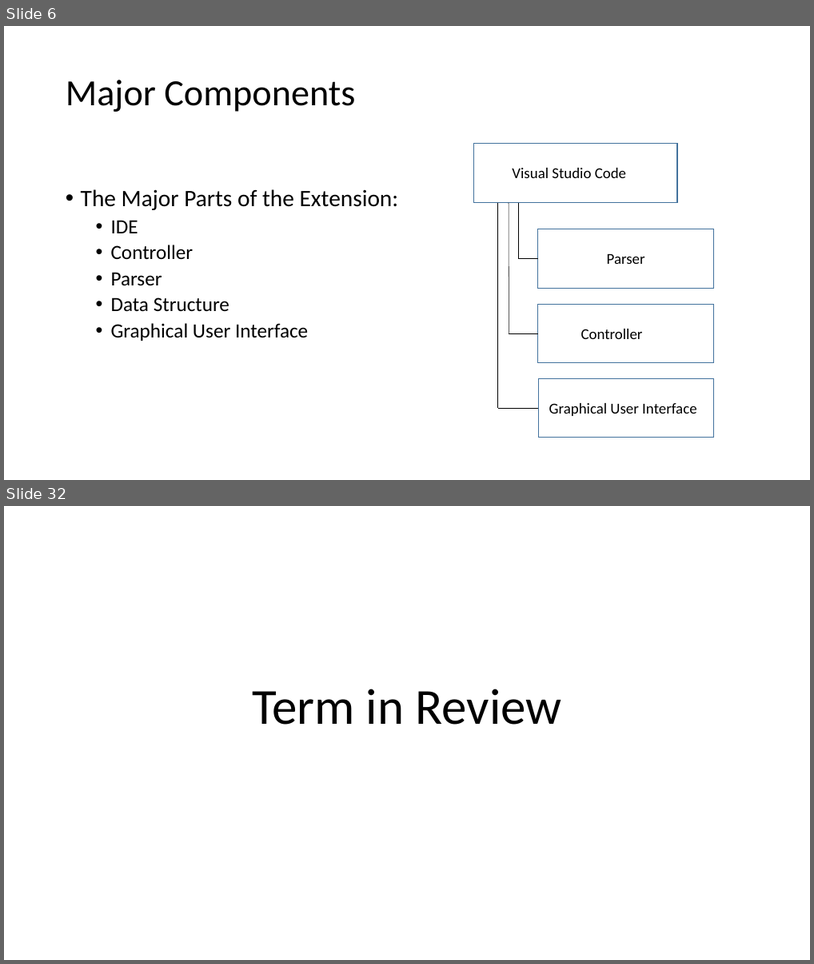
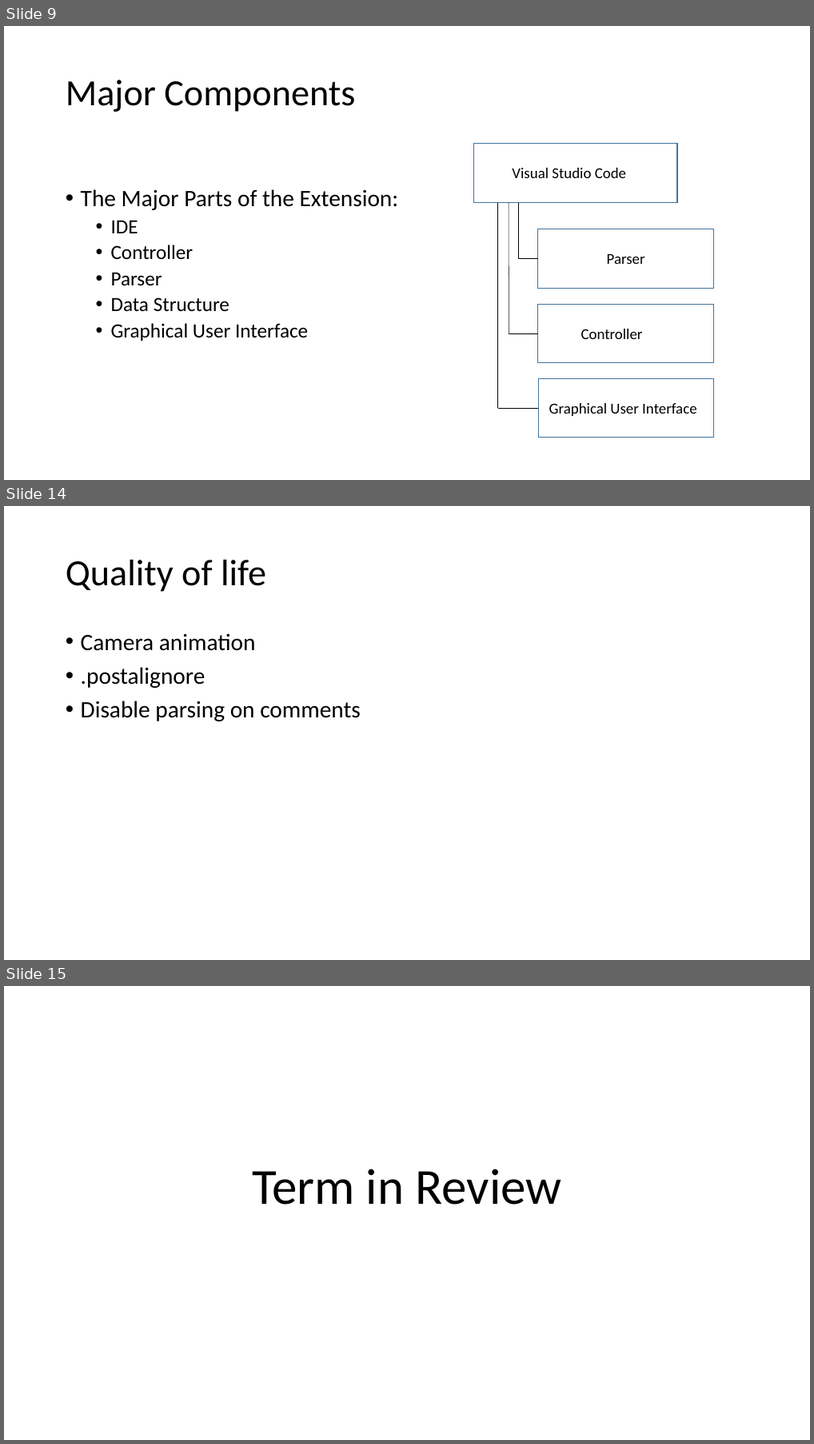
Before and after one commit to slichlyter12/Postal, a slide deck: ProgressReportEndWinter/Progress-Report-EndWinter-team38.pptx. Shown one above the other, each under a label of ours: slides 6 and 32 before the commit, slides 9, 14 and 15 after it; the slides between them are not shown. The pictures are 814x964 and 814x1444 pixels, drawn with LibreOffice and Linux fonts; fonts in the diff are those of the drawing. Boxes give left, top, right and bottom in pixels: in the first picture for what was removed or moved away, otherwise in the second. Text is boxed around its words. In the diff, an @@ line names an element or a change of style, - is before the commit and + after.

```diff
--- a/ProgressReportEndWinter/Progress-Report-EndWinter-team38.pptx
+++ b/ProgressReportEndWinter/Progress-Report-EndWinter-team38.pptx
@@ slide 14 added at box(4, 506, 810, 960), background #FFFFFF @@
@@ title added at box(66, 560, 266, 592), 44 pt, text #000000 @@
+Quality of life
@@ text added at box(81, 633, 361, 721), 28 pt, text #000000 @@
+• Camera animation
+• .postalignore
+• Disable parsing on comments
@@ what was slide 6 is now slide 9 @@
@@ what was slide 32 is now slide 15 @@
```
Also in this commit, not shown: 5 slides changed, 7 other slides added, 24 slides removed.
